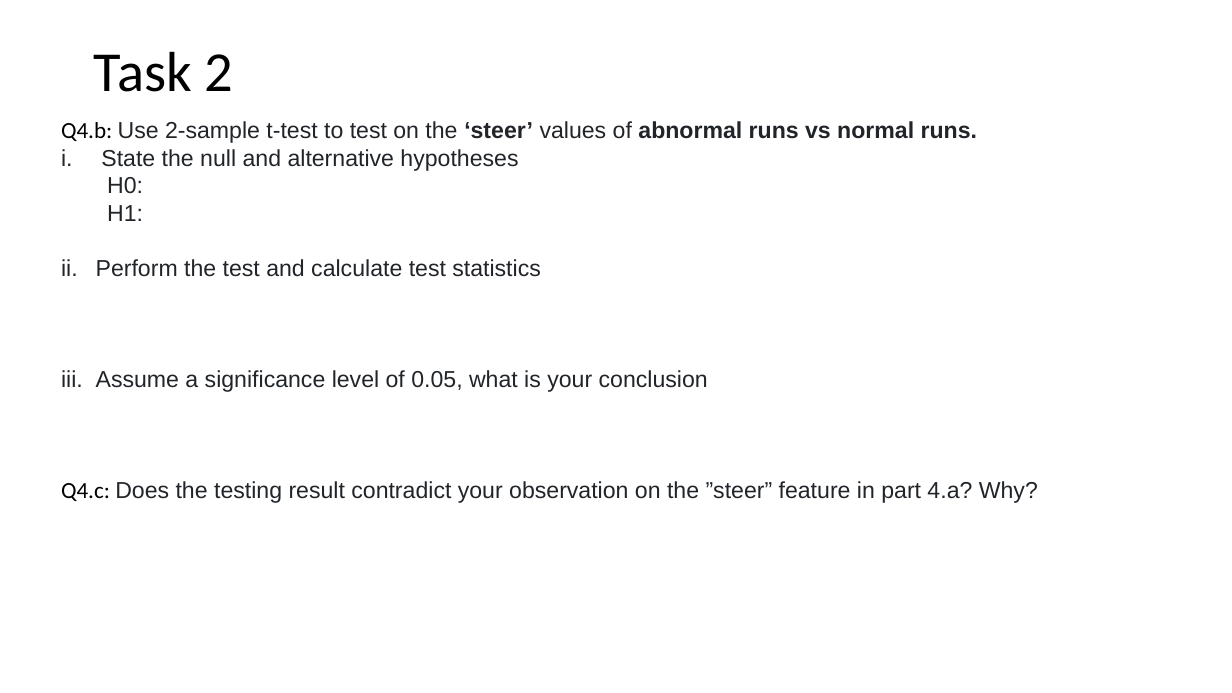
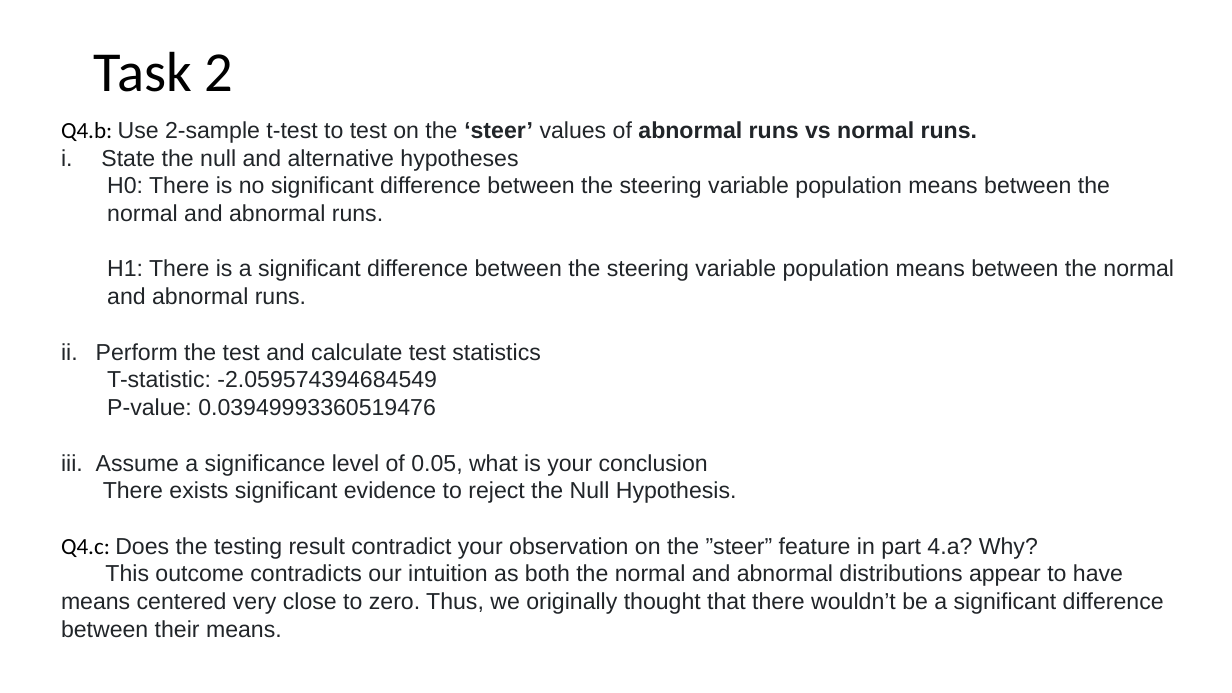
Before and after one commit to mrojaspell/MP1, a slide deck: slide 21 of mp1_powerpoint.pptx. Drawn at 1232x693 pixels with LibreOffice and Linux fonts; fonts in the diff are those of the drawing. Boxes give left, top, right and bottom in pixels: in the first picture for what was removed or moved away, otherwise in the second. Text is boxed around its words. In the diff, an @@ line names an element or a change of style, - is before the commit and + after.

```diff
--- a/mp1_powerpoint.pptx
+++ b/mp1_powerpoint.pptx
@@ text at [107,176,1174,305]: text changed @@
-  H0:
-  H1:
+  H0: There is no significant difference between the steering variable population means between the normal and abnormal runs.
+  H1: There is a significant difference between the steering variable population means between the normal and abnormal runs.
@@ text at [107,370,437,416]: paragraphs added @@
+  T-statistic: -2.059574394684549
+  P-value: 0.03949993360519476
@@ text at [103,481,737,503]: paragraph added @@
+There exists significant evidence to reject the Null Hypothesis.
@@ text at [61,564,1164,638]: paragraph added @@
+This outcome contradicts our intuition as both the normal and abnormal distributions appear to have means centered very close to zero. Thus, we originally thought that there wouldn’t be a significant difference between their means.
```
Also in this commit, not shown: 5 other slides changed, 2 slides added, 1 other file.
